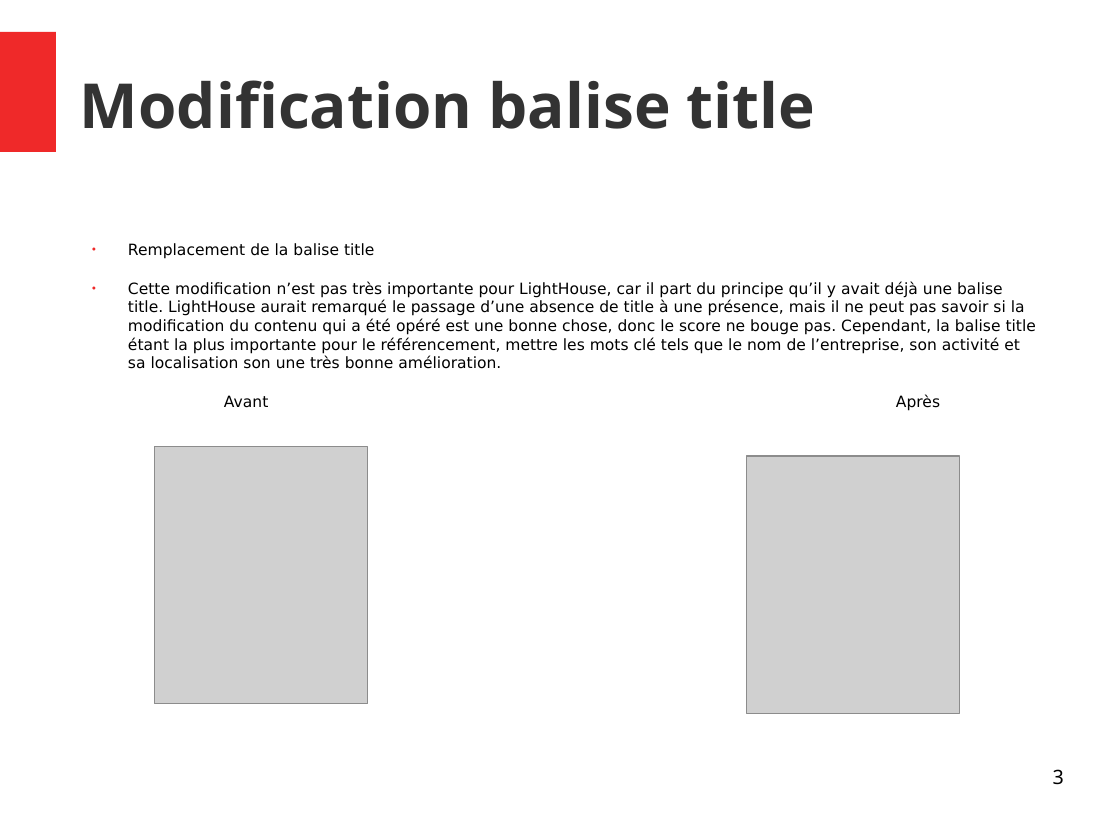
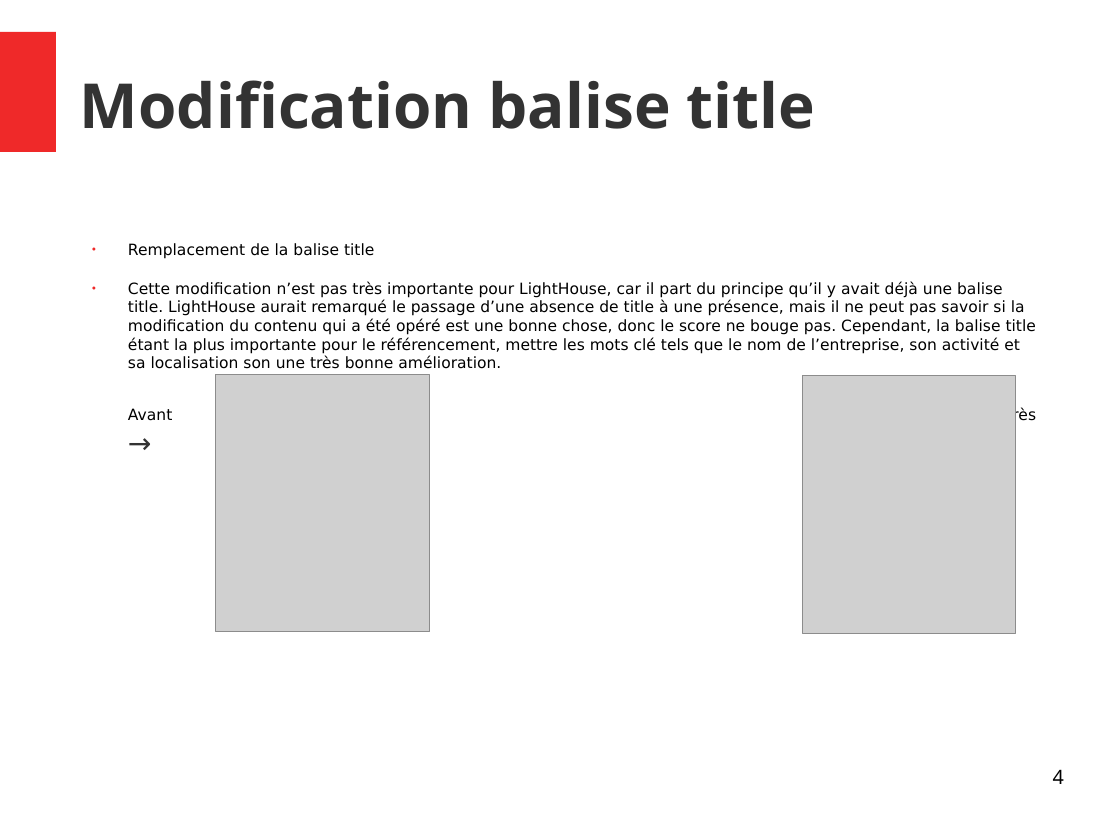
Before and after one commit to Doppler123/OPC_P4_La_Panthere, a slide deck: slide 4 of audit/Rapport.odp (slide 3 before the commit). Drawn at 1120x840 pixels with LibreOffice and Linux fonts; fonts in the diff are those of the drawing; grey boxes stand for pictures. Boxes give left, top, right and bottom in pixels: in the first picture for what was removed or moved away, otherwise in the second. Text is boxed around its words. In the diff, an @@ line names an element or a change of style, - is before the commit and + after.

```diff
--- a/audit/Rapport.odp
+++ b/audit/Rapport.odp
@@ picture moved from (x1=154, y1=447, x2=368, y2=704) to (x1=216, y1=375, x2=430, y2=632) @@
@@ picture moved from (x1=746, y1=456, x2=959, y2=713) to (x1=803, y1=376, x2=1016, y2=633) @@
@@ text at (x1=128, y1=407, x2=1036, y2=424): text changed @@
-    Avant Après
+Avant → Après →
@@ page number at (x1=1053, y1=769, x2=1064, y2=784): text changed @@
-3
+4
```
Also in this commit, not shown: 13 other slides changed, 3 slides added, 3 other files.
